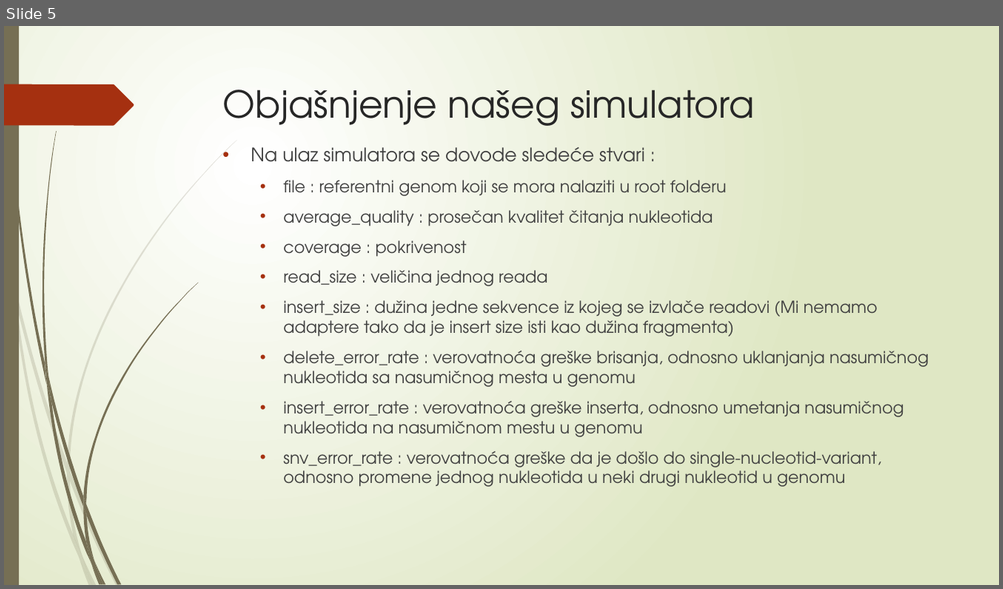
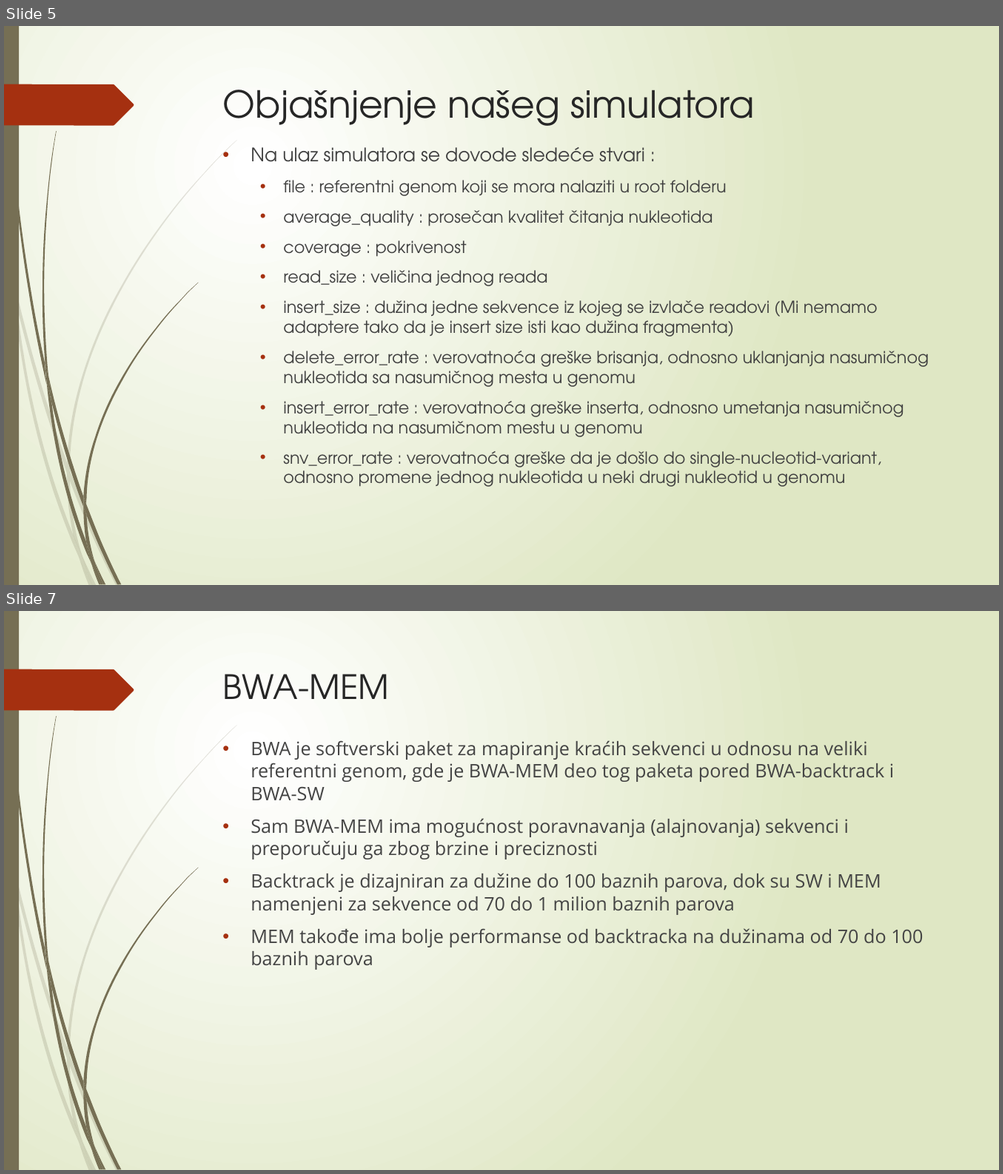
Before and after one commit to Fenrir996/IluminaPairEndReadSimulator, a slide deck: IluminaPairEndReadSimulator presentation.pptx. Shown one above the other, each under a label of ours: slide 5 before the commit, slides 5 and 7 after it; the slides between them are not shown. The pictures are 1003x589 and 1003x1174 pixels, drawn with LibreOffice and Linux fonts; fonts in the diff are those of the drawing. Boxes give left, top, right and bottom in pixels: in the first picture for what was removed or moved away, otherwise in the second. Text is boxed around its words. In the diff, an @@ line names an element or a change of style, - is before the commit and + after.

```diff
--- a/IluminaPairEndReadSimulator presentation.pptx
+++ b/IluminaPairEndReadSimulator presentation.pptx
@@ slide 7 added at <box>4,611,999,1170</box>, background gradient #FFFFFF to #DFE8C4; not listed: 24 template elements that a slide beside it also shows @@
@@ title added at <box>223,674,389,699</box>, 32.4 pt, text #262626 @@
+BWA-MEM
@@ text added at <box>250,741,922,970</box>, 18 pt, text #444444 @@
+• BWA je softverski paket za mapiranje kraćih sekvenci u odnosu na veliki referentni genom, gde je BWA-MEM deo tog paketa pored BWA-backtrack i BWA-SW
+• Sam BWA-MEM ima mogućnost poravnavanja (alajnovanja) sekvenci i preporučuju ga zbog brzine i preciznosti
+• Backtrack je dizajniran za dužine do 100 baznih parova, dok su SW i MEM namenjeni za sekvence od 70 do 1 milion baznih parova
+• MEM takođe ima bolje performanse od backtracka na dužinama od 70 do 100 baznih parova
```
Also in this commit, not shown: 1 slide changed, 6 other slides added.
